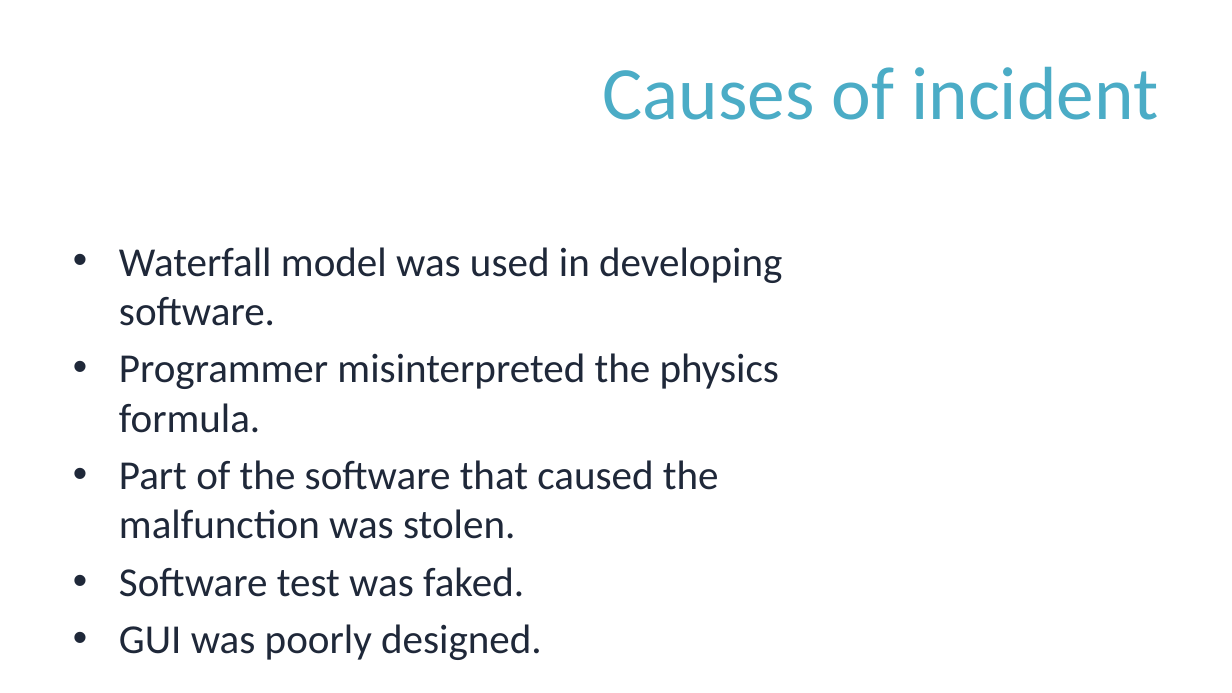
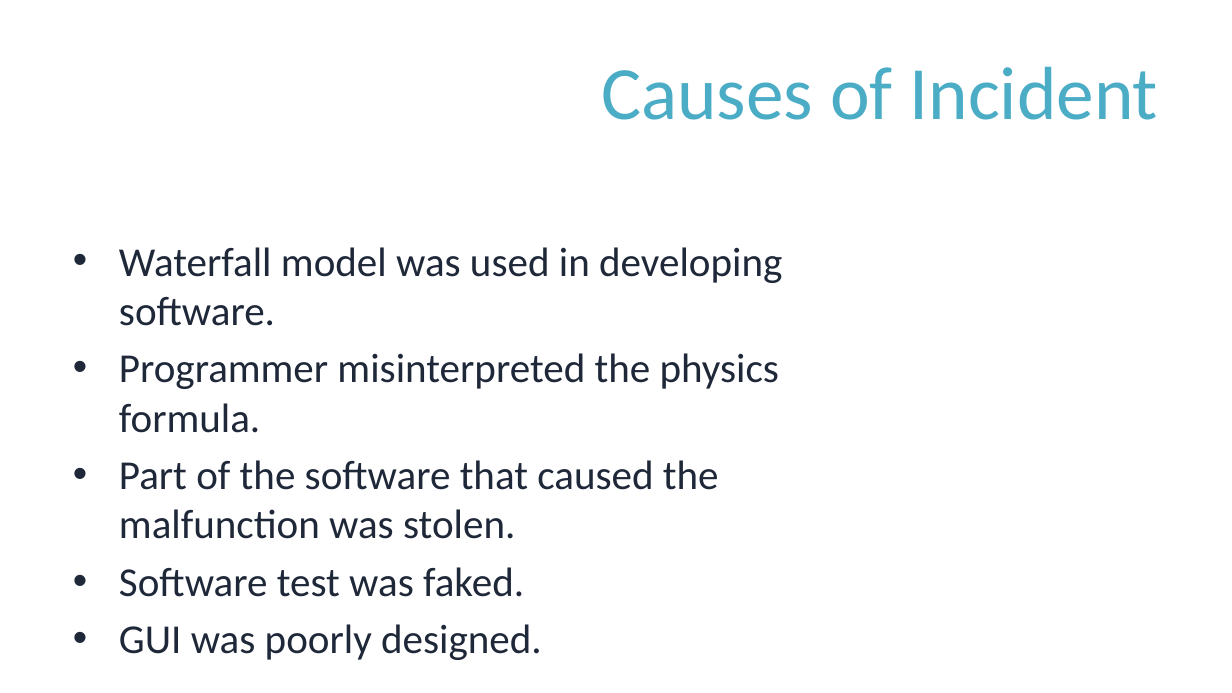
Before and after one commit to anil4956/HI, a slide deck: slide 6 of Killer Fish/Killer Robot.pptx (slide 5 before the commit). Drawn at 1232x693 pixels with LibreOffice and Linux fonts; fonts in the diff are those of the drawing; background and template pictures are left out. Boxes give left, top, right and bottom in pixels: in the first picture for what was removed or moved away, otherwise in the second. Text is boxed around its words. In the diff, an @@ line names an element or a change of style, - is before the commit and + after.

```diff
--- a/Killer Fish/Killer Robot.pptx
+++ b/Killer Fish/Killer Robot.pptx
@@ title at (601, 66, 1158, 120): text changed @@
-Causes of incident
+Causes of Incident
```
Also in this commit, not shown: 5 other slides changed, 1 slide added.
